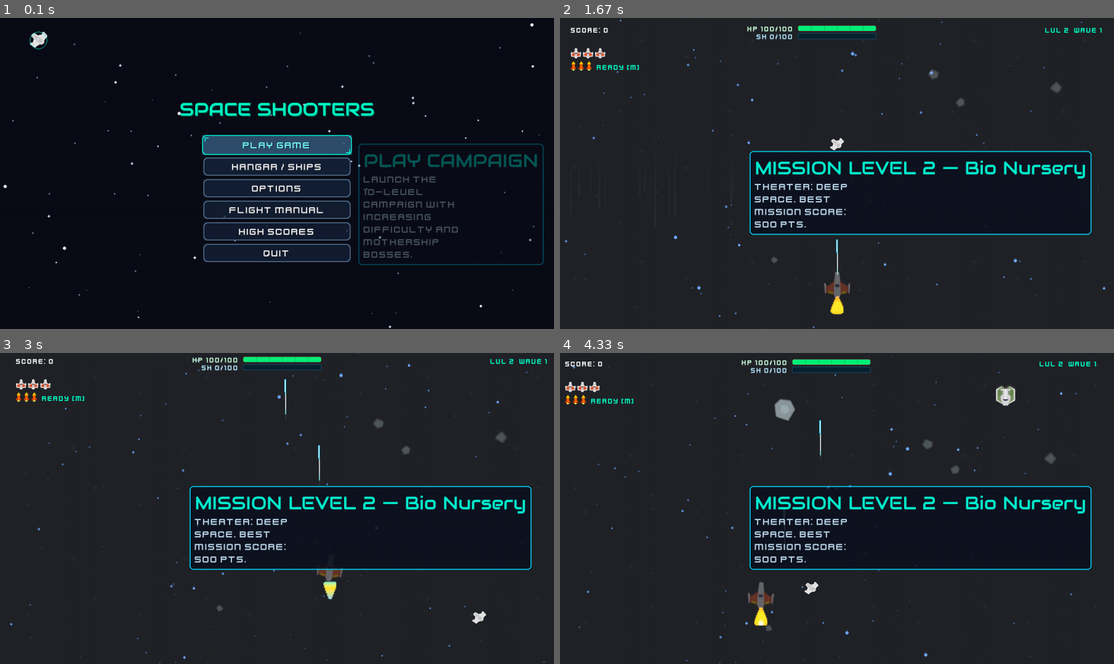
Above: before the commit, frames 1-4 (two rows, left to right).
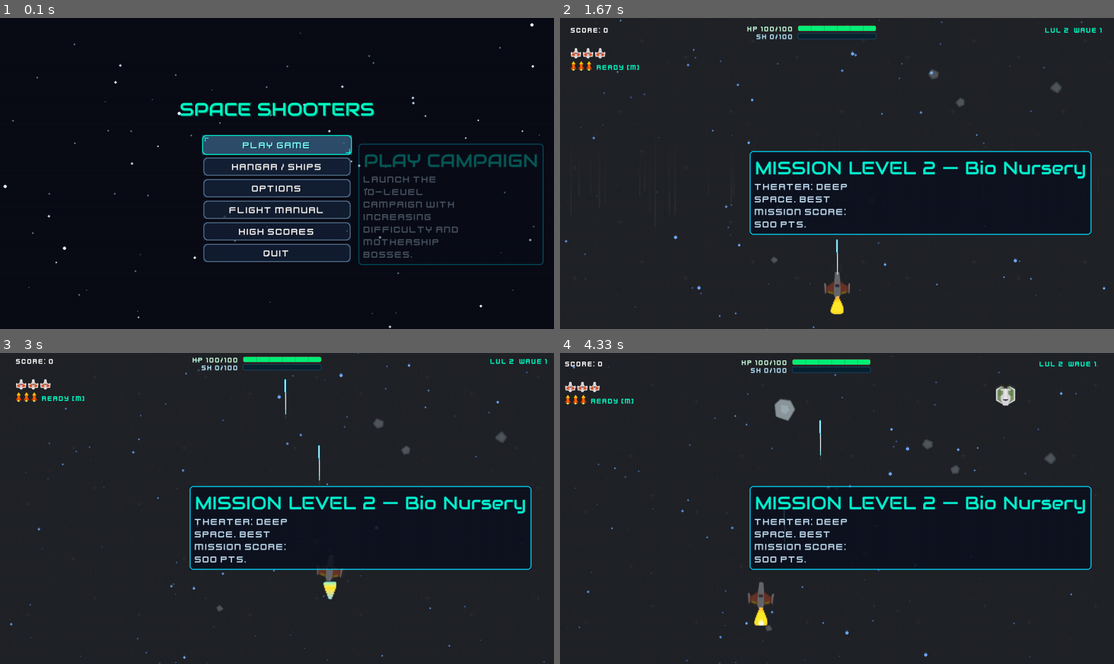
Above: after the commit, the same moments.

Repository: abdulqudoos181005/learning_pygame
Game: pygame game, started from src/game.py
Two runs of this game, one before a commit and one after it. Both use one fixed random seed, a clock stepped at 60 frames per second and the inputs below.
Inputs (mouse positions are in pixels of both pictures, inside the frame that each line leads up to):
- Up to frame 1 (0.1 s): no input
- Up to frame 2 (1.67 s): click "Play Game" at 0.38 s; hold Right 0.67-1.13 s; tap Enter at 1.22 s; tap Space at 1.55 s
- Up to frame 3 (3 s): hold Up 1.88-2.18 s; move the mouse to (332, 576) at 1.92 s; tap Space at 1.95, 2.28, 2.58, 2.78 s; hold Right 2.22-2.68 s; move the mouse to (105, 580) at 2.25 s; hold Left from 2.72 s (still down); move the mouse to (481, 617) at 2.75 s
- Up to frame 4 (4.33 s): tap Space at 3.08, 3.35, 3.68, 3.98, 4.12 s; release Left at 3.25 s; hold Down 3.28-3.58 s; move the mouse to (692, 393) at 3.32 s; tap J at 3.43 s; hold Left 3.62-4.02 s; move the mouse to (704, 446) at 3.65 s; hold Up from 4.05 s (still down); move the mouse to (809, 589) at 4.08 s

The runs differ from the first frame. In frame 1, 0.1% of the frame differs, in the area x 5-9%, y 4-11%; in frame 2, less than 0.1%; in frame 3, less than 0.1%; in frame 4, less than 0.1%.

Commit message:
half-debugging of the 12th sprint

Diff:
--- a/src/states.py
+++ b/src/states.py
@@ -228,7 +228,7 @@
                 self._select_option(action_idx)
 
         # Update cursor hover state
-        is_any_hovered = (self.hovered_index is not None) or (self.selected_index is not None)
+        is_any_hovered = (self.hovered_index is not None)
         self.game.cursor.set_hover_state(is_any_hovered)
 
         # Update tooltips
--- a/src/ui/cursor.py
+++ b/src/ui/cursor.py
@@ -22,21 +22,22 @@
         self.pos = pg.Vector2(width // 2, height // 2)
         self.target_pos = pg.Vector2(width // 2, height // 2)
         self.base_cursor_img = assets.get_image("ui_hud/reticle_cursor/crosshair_tactical_cursor", 32, 32)
-        self.visible = True
+        self.visible = False
 
         self.hovered_control = False
         self.hover_scale = 1.0
         self.anim_timer = 0.0
 
-        # Hide hardware OS cursor
+        # Ensure native hardware OS cursor is always visible and responsive
         try:
-            pg.mouse.set_visible(False)
+            pg.mouse.set_visible(True)
         except Exception:
             pass
 
     def snap_to(self, x, y):
         """Snaps software cursor position to a keyboard/gamepad focused control."""
         self.target_pos.update(x, y)
+        self.pos.update(x, y)
 
     def set_hover_state(self, is_hovered):
         """Sets whether cursor is currently hovering an interactive element."""
@@ -46,24 +47,21 @@
         """Updates software cursor position and dynamic hover scale."""
         self.anim_timer += dt
 
-        if not self.hovered_control:
+        try:
             raw_x, raw_y = pg.mouse.get_pos()
             self.target_pos.update(raw_x, raw_y)
+        except Exception:
+            pass
 
         # Smooth scale interpolation
         target_scale = 1.28 if self.hovered_control else 1.0
         self.hover_scale += (target_scale - self.hover_scale) * min(1.0, 16.0 * dt)
 
-        if lerp_aim:
-            # Smooth aim lerp for tactical weapon feel
-            diff = self.target_pos - self.pos
+        diff = self.target_pos - self.pos
+        if diff.length_squared() > 1.0 and lerp_aim:
             self.pos += diff * min(1.0, 24.0 * dt)
         else:
-            diff = self.target_pos - self.pos
-            if diff.length_squared() > 1.0:
-                self.pos += diff * min(1.0, 20.0 * dt)
-            else:
-                self.pos.update(self.target_pos)
+            self.pos.update(self.target_pos)
 
     def draw(self, surface):
         """Renders the crosshair software cursor."""
Not shown, changed: implementation_plan.md
